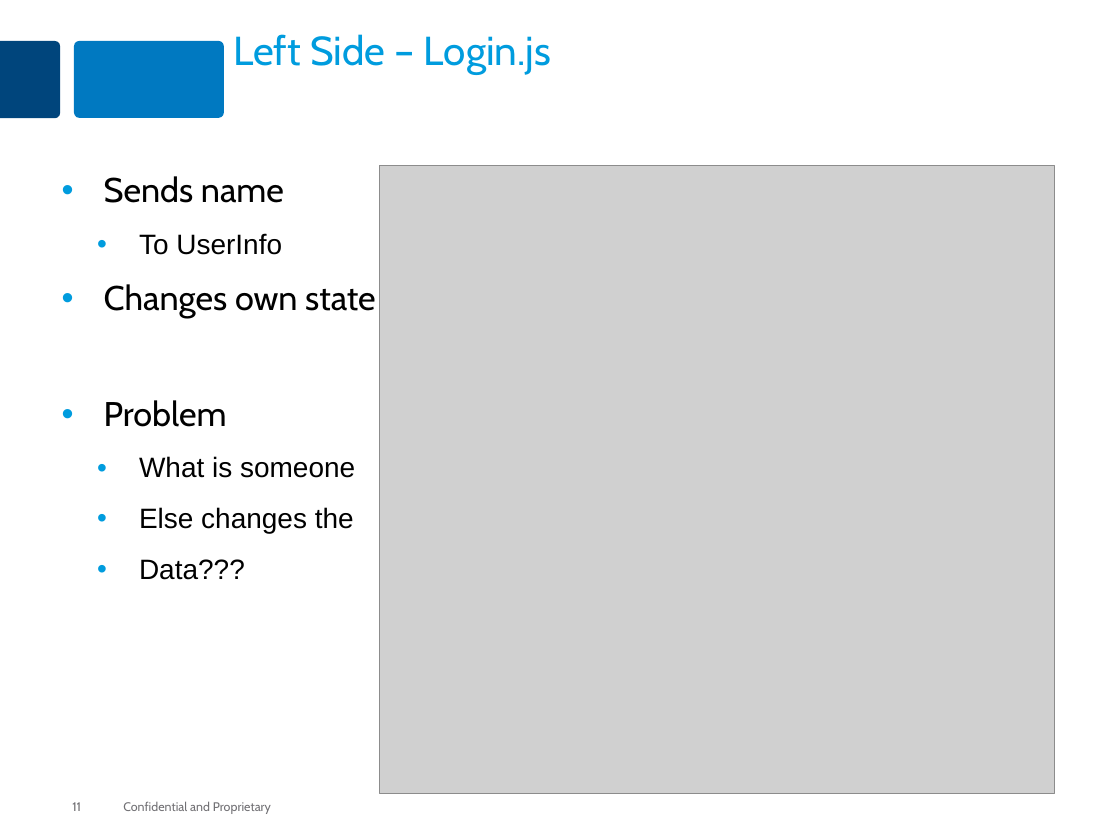
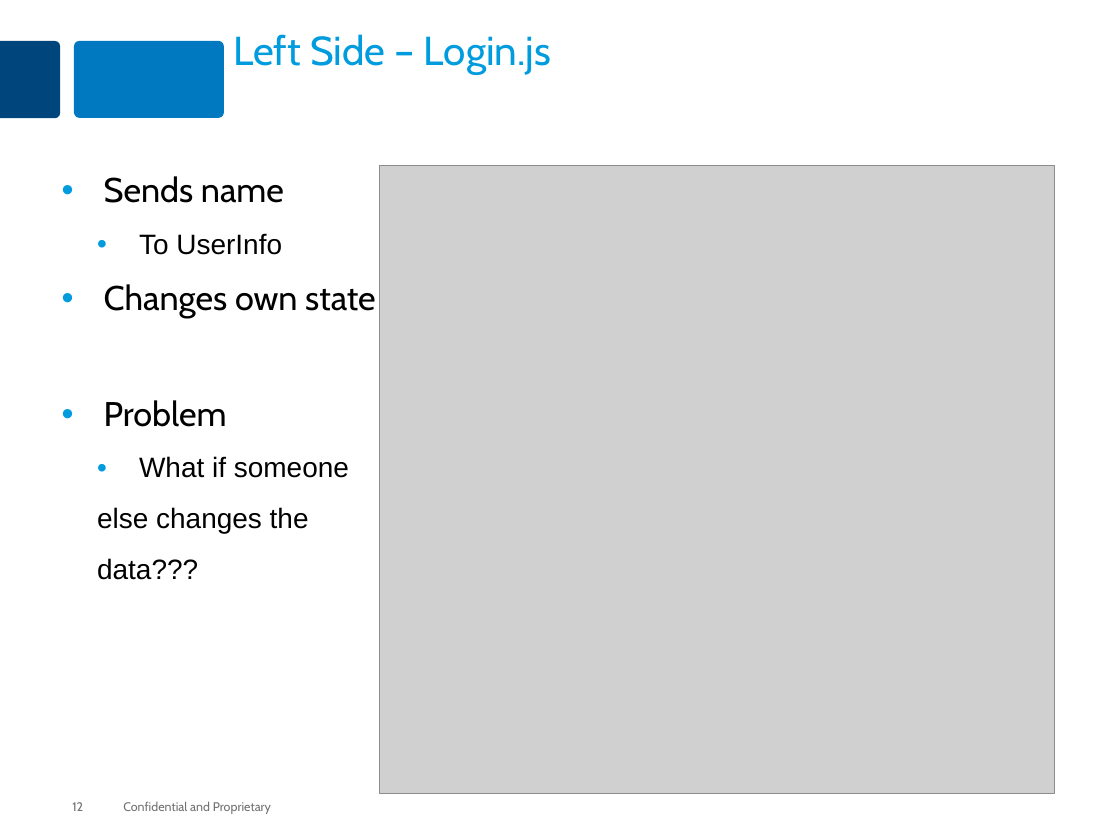
Before and after one commit to MaxMillington/react_practice, a slide deck: slide 12 of lesson-react-32-shared-state/react-shared-state.pptx (slide 11 before the commit). Drawn at 1120x840 pixels with LibreOffice and Linux fonts; fonts in the diff are those of the drawing; grey boxes stand for pictures. Boxes give left, top, right and bottom in pixels: in the first picture for what was removed or moved away, otherwise in the second. Text is boxed around its words. In the diff, an @@ line names an element or a change of style, - is before the commit and + after.

```diff
--- a/lesson-react-32-shared-state/react-shared-state.pptx
+++ b/lesson-react-32-shared-state/react-shared-state.pptx
@@ text at [97, 456, 349, 580]: text changed @@
-  • What is someone
-  • Else changes the
-  • Data???
+  • What if someone
+  else changes the
+  data???
@@ page number at [72, 802, 83, 811]: text changed @@
-11
+12
```
Also in this commit, not shown: 3 other slides changed, 1 slide added, 6 other files.
